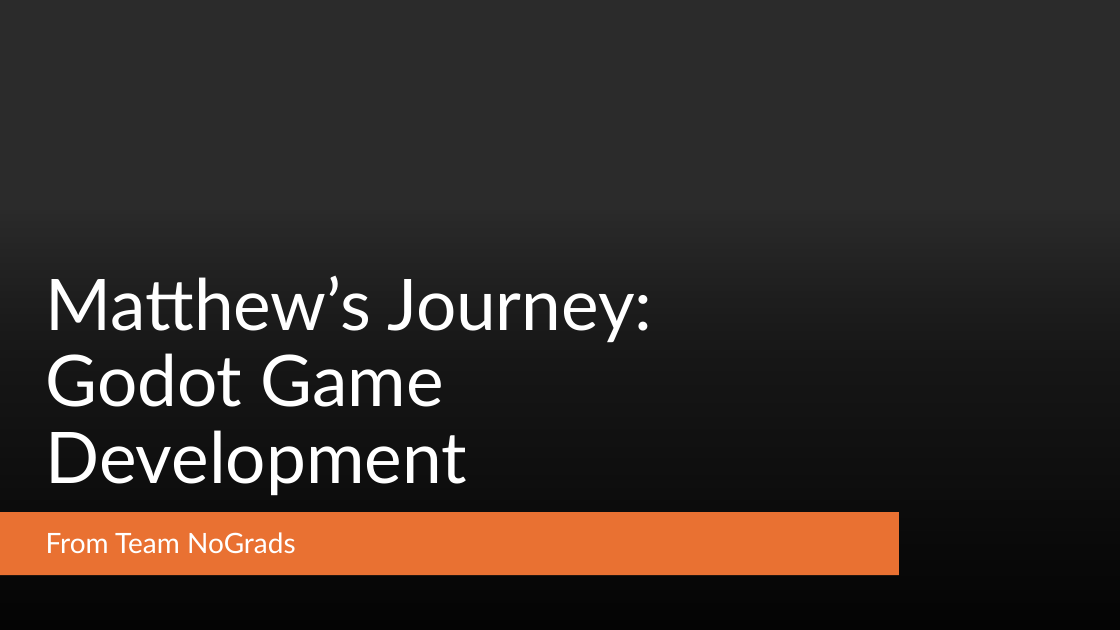
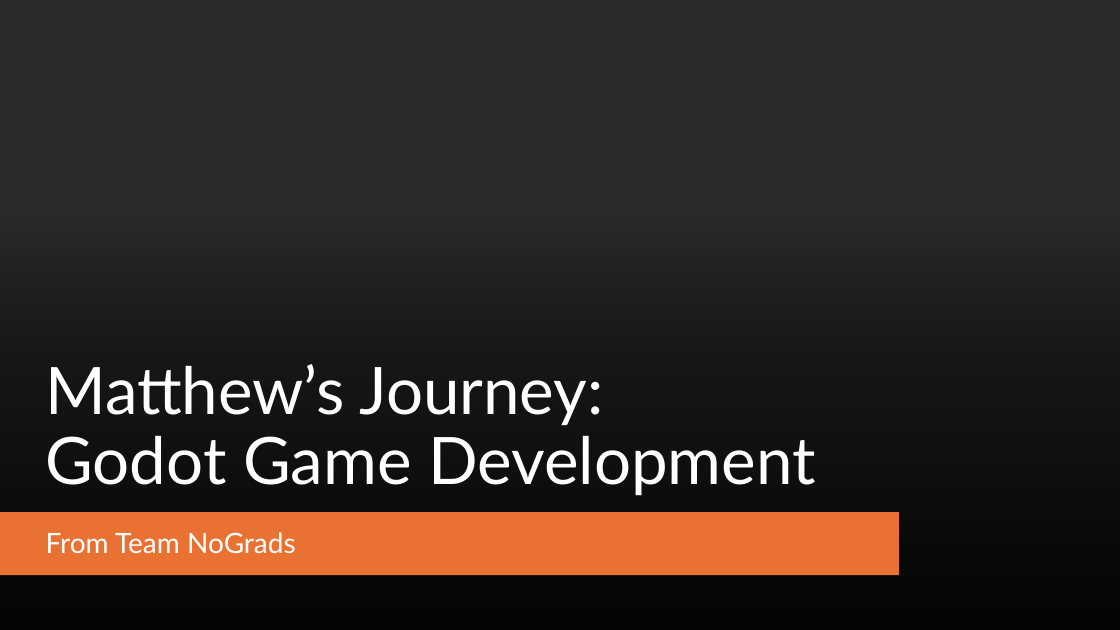
Before and after one commit to WSU-cshimizu/ceg4110-group-project-no-grads, a slide deck: slide 1 of presentation materials/PresentationPowerpoint.pptx. Drawn at 1120x630 pixels with LibreOffice and Linux fonts; fonts in the diff are those of the drawing; background and template pictures are left out; a plain dark background stands for a picture behind light text. Boxes give left, top, right and bottom in pixels: in the first picture for what was removed or moved away, otherwise in the second. Text is boxed around its words. In the diff, an @@ line names an element or a change of style, - is before the commit and + after.

```diff
--- a/presentation materials/PresentationPowerpoint.pptx
+++ b/presentation materials/PresentationPowerpoint.pptx
@@ title "Matthew’s Journey: Godot Game Development" at [46,364,815,496]: size 61 to 56.1 pt @@
```
Also in this commit, not shown: 6 other slides changed, 1 slide added, 8 other files.
